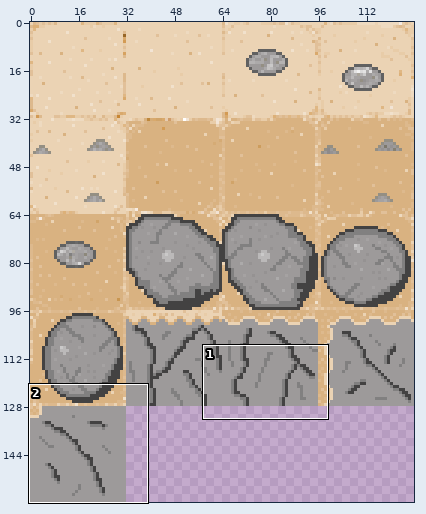
A sprite sheet gets an edit: art/SandSpritesheet.png. The first picture is a wide view before the edit; the outline marks the close-up.
Close-up. Old version:
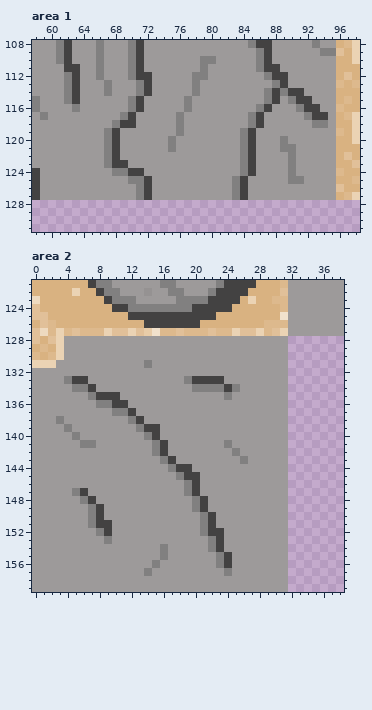
The file is 128x160 pixels. Colours within 5 levels of each other are drawn and written as one. Shown: area 1: x 58..98, y 108..131; area 2: x 0..38, y 121..159. The commit also changed other parts of the picture, which this record leaves out.
The result:
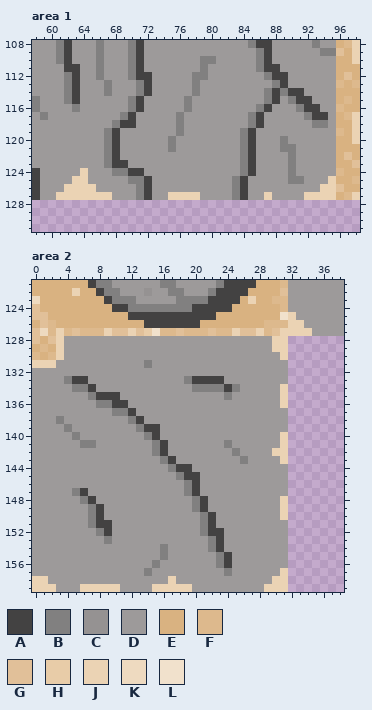
Palette (. is transparent): A #434242  B #818080  C #959292  D #9d9a9a  E #d9b281  F #ddb98d  G #e1c099  H #e8cca8  J #ebd3b4  K #eedac0  L #f1e1cc
Change:
{"where": "area 1"}
{"y":124,"x":64,"old":"D","new":"J"}
{"y":125,"x":63,"old":"DD","new":"JJ"}
{"y":125,"x":95,"old":"D","new":"J"}
{"y":126,"x":62,"old":"DDDD","new":"JJJJ"}
{"y":126,"x":94,"old":"DD","new":"JJ"}
{"y":127,"x":61,"old":"DDDDDDD","new":"JJJJJJJ"}
{"y":127,"x":75,"old":"DDDD","new":"JJJJ"}
{"y":127,"x":87,"old":"D","new":"J"}
{"y":127,"x":92,"old":"DDDD","new":"JJJJ"}
{"where": "area 2"}
{"y":125,"x":32,"old":"D","new":"J"}
{"y":126,"x":32,"old":"DD","new":"JJ"}
{"y":127,"x":32,"old":"DDD","new":"JJJ"}
{"y":128,"x":30,"old":"DD","new":"JJ"}
{"y":129,"x":30,"old":"DD","new":"JJ"}
{"y":130,"x":31,"old":"D","new":"J"}
{"y":134,"x":31,"old":"D","new":"J"}
{"y":135,"x":31,"old":"D","new":"J"}
{"y":136,"x":31,"old":"D","new":"J"}
{"y":140,"x":31,"old":"D","new":"J"}
{"y":141,"x":31,"old":"D","new":"J"}
{"y":142,"x":30,"old":"DD","new":"JJ"}
{"y":143,"x":31,"old":"D","new":"J"}
{"y":148,"x":31,"old":"D","new":"J"}
{"y":149,"x":31,"old":"D","new":"J"}
{"y":150,"x":31,"old":"D","new":"J"}
{"y":157,"x":31,"old":"D","new":"J"}
{"y":158,"x":0,"old":"DD","new":"JJ"}
{"y":158,"x":17,"old":"D","new":"J"}
{"y":158,"x":30,"old":"DD","new":"JJ"}
{"y":159,"x":0,"old":"DDD","new":"JJJ"}
{"y":159,"x":6,"old":"DDDDD","new":"JJJJJ"}
{"y":159,"x":15,"old":"DDDDD","new":"JJJJJ"}
{"y":159,"x":29,"old":"DDD","new":"JJJ"}
